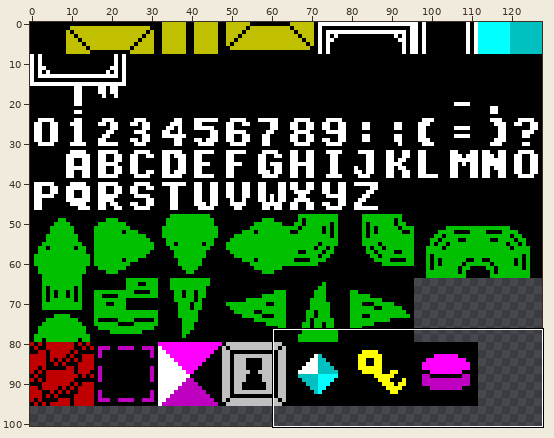
Sprite sheet -- res/charset.png. The first picture is a wide view before the edit; the outline marks the close-up.
Close-up. Old version:
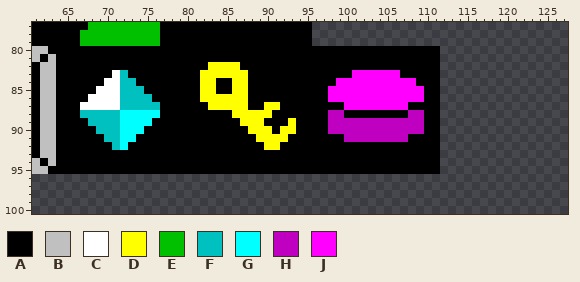
The file is 128x128 pixels. Shown: x 61..127, y 77..100. The wide view leaves out empty margins. The commit also changed other parts of the picture, which this record leaves out.
Palette (. is transparent): A #000000  B #c0c0c0  C #ffffff  D #ffff00  E #00c000  F #00c0c0  G #00ffff  H #c000c0  J #ff00ff
Pixels before, first column x 61:
77 AAAAAAAEEEEEEEEEAAAAAAAAAAAAAAAAAAA................
78 AAAAAAEEEEEEEEEEAAAAAAAAAAAAAAAAAAA................
79 AAAAAAEEEEEEEEEEAAAAAAAAAAAAAAAAAAA................
80 BBAAAAAAAAAAAAAAAAAAAAAAAAAAAAAAAAAAAAAAAAAAAAAAAAA
81 BABAAAAAAAAAAAAAAAAAAAAAAAAAAAAAAAAAAAAAAAAAAAAAAAA
82 ABBAAAAAAAAAAAAAAAAAAADDDDAAAAAAAAAAAAAAAAAAAAAAAAA
83 ABBAAAAAAACFAAAAAAAAADDDDDDAAAAAAAAAAAAAJJJJJJAAAAA
84 ABBAAAAAACCFFAAAAAAAADDAADDAAAAAAAAAAAJJJJJJJJJJAAA
85 ABBAAAAACCCFFFAAAAAAADDAADDAAAAAAAAAAJJJJJJJJJJJJAA
86 ABBAAAACCCCFFFFAAAAAADDDDDDAAAAAAAAAAJJJJJJJJJJJJAA
87 ABBAAACCCCCFFFFFAAAAAADDDDDAADDAAAAAAAAJJJJJJJJAAAA
88 ABBAAAFFFFFGGGGGAAAAAAAAADDDDDAAAAAAAHHAAAAAAAAHHAA
89 ABBAAAAFFFFGGGGAAAAAAAAAAADDDAAADAAAAHHHHHHHHHHHHAA
90 ABBAAAAAFFFGGGAAAAAAAAAAAAADDDADDAAAAHHHHHHHHHHHHAA
91 ABBAAAAAAFFGGAAAAAAAAAAAAAAADDDDAAAAAAAHHHHHHHHAAAA
92 ABBAAAAAAAFGAAAAAAAAAAAAAAAAADDAAAAAAAAAAAAAAAAAAAA
93 ABBAAAAAAAAAAAAAAAAAAAAAAAAAAAAAAAAAAAAAAAAAAAAAAAA
94 BABAAAAAAAAAAAAAAAAAAAAAAAAAAAAAAAAAAAAAAAAAAAAAAAA
95 BBAAAAAAAAAAAAAAAAAAAAAAAAAAAAAAAAAAAAAAAAAAAAAAAAA
The result:
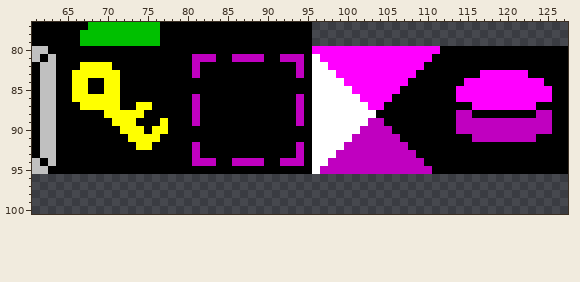
The edit:
y 80: x 96..127 AAAAAAAAAAAAAAAA................ -> JJJJJJJJJJJJJJJJAAAAAAAAAAAAAAAA
y 81: x 81..83 AAA -> HHH; x 86..89 AAAA -> HHHH; x 92..94 AAA -> HHH; x 96..110 AAAAAAAAAAAAAAA -> CJJJJJJJJJJJJJJ; x 112..127 ................ -> AAAAAAAAAAAAAAAA
y 82: x 67..70 AAAA -> DDDD; x 81 A -> H; x 83..86 DDDD -> AAAA; x 94 A -> H; x 96..109 AAAAAAAAAAAAAA -> CCJJJJJJJJJJJJ; x 112..127 ................ -> AAAAAAAAAAAAAAAA
y 83: x 66..72 AAAAACF -> DDDDDDA; x 81..87 ADDDDDD -> HAAAAAA; x 94 A -> H; x 96..100 AAAAA -> CCCJJ; x 107..108 AA -> JJ; x 112..127 ................ -> AAAAAJJJJJJAAAAA
y 84: x 66..67 AA -> DD; x 70..73 CCFF -> DDAA; x 82..83 DD -> AA; x 86..87 DD -> AA; x 96..99 AAAJ -> CCCC; x 108 J -> A; x 112..127 ................ -> AAAJJJJJJJJJJAAA
y 85: x 66..67 AA -> DD; x 69..74 CCCFFF -> ADDAAA; x 82..83 DD -> AA; x 86..87 DD -> AA; x 96..100 AAJJJ -> CCCCC; x 107..109 JJJ -> AAA; x 112..127 ................ -> AAJJJJJJJJJJJJAA
y 86: x 66..75 AACCCCFFFF -> DDDDDDAAAA; x 81..87 ADDDDDD -> HAAAAAA; x 94 A -> H; x 96..101 AAJJJJ -> CCCCCC; x 106..109 JJJJ -> AAAA; x 112..127 ................ -> AAJJJJJJJJJJJJAA
y 87: x 67..76 CCCCCFFFFF -> DDDDDAADDA; x 81 A -> H; x 83..87 DDDDD -> AAAAA; x 90..91 DD -> AA; x 94 A -> H; x 96..102 AAAAJJJ -> CCCCCCC; x 105..107 JJJ -> AAA; x 112..127 ................ -> AAAAJJJJJJJJAAAA
y 88: x 67..76 FFFFFGGGGG -> AAADDDDDAA; x 81 A -> H; x 86..90 DDDDD -> AAAAA; x 94 A -> H; x 96..103 AAHHAAAA -> CCCCCCCC; x 108..109 HH -> AA; x 112..127 ................ -> AAHHAAAAAAAAHHAA
y 89: x 68..75 FFFFGGGG -> AAADDDAA; x 77 A -> D; x 81 A -> H; x 87..89 DDD -> AAA; x 93..94 DA -> AH; x 96..102 AAHHHHH -> CCCCCCC; x 105..109 HHHHH -> AAAAA; x 112..127 ................ -> AAHHHHHHHHHHHHAA
y 90: x 69..74 FFFGGG -> AAADDD; x 76..77 AA -> DD; x 88..90 DDD -> AAA; x 92..93 DD -> AA; x 96..101 AAHHHH -> CCCCCC; x 106..109 HHHH -> AAAA; x 112..127 ................ -> AAHHHHHHHHHHHHAA
y 91: x 70..76 FFGGAAA -> AAADDDD; x 89..92 DDDD -> AAAA; x 96..100 AAAAH -> CCCCC; x 107 H -> A; x 112..127 ................ -> AAAAHHHHHHHHAAAA
y 92: x 71..72 FG -> AA; x 74..75 AA -> DD; x 81 A -> H; x 90..91 DD -> AA; x 94 A -> H; x 96..107 AAAAAAAAAAAA -> CCCCHHHHHHHH; x 112..127 ................ -> AAAAAAAAAAAAAAAA
y 93: x 81 A -> H; x 94 A -> H; x 96..108 AAAAAAAAAAAAA -> CCCHHHHHHHHHH; x 112..127 ................ -> AAAAAAAAAAAAAAAA
y 94: x 81..83 AAA -> HHH; x 86..89 AAAA -> HHHH; x 92..94 AAA -> HHH; x 96..109 AAAAAAAAAAAAAA -> CCHHHHHHHHHHHH; x 112..127 ................ -> AAAAAAAAAAAAAAAA
y 95: x 96..110 AAAAAAAAAAAAAAA -> CHHHHHHHHHHHHHH; x 112..127 ................ -> AAAAAAAAAAAAAAAA
Pixel boxes of the changes (left, top, right, bottom) in both close-ups:
changed: (72, 46, 568, 174)
